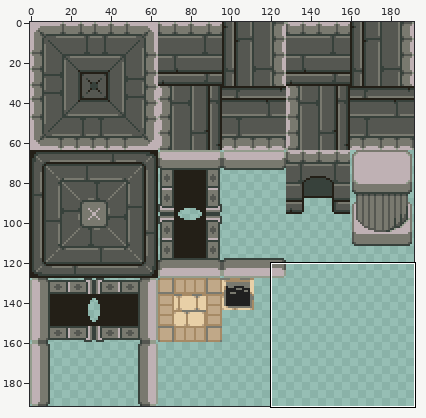
Sprite sheet, stored at data/tilesets/vault_walls.tiles.png. The picture above shows the old version from afar; the outline marks the close-up.
Close-up. Before:
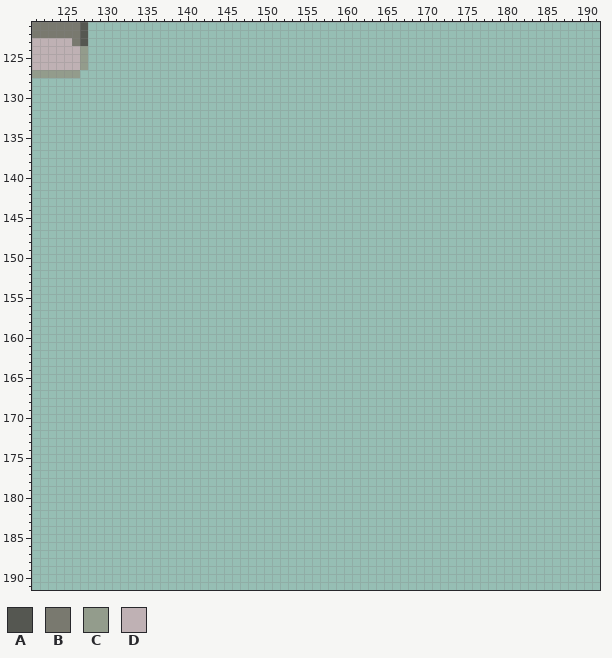
The file is 192x192 pixels. Shown: x 121..191, y 121..191.
Palette (. is transparent): A #555751  B #79796f  C #939c8c  D #bfb1b4
Pixels before (only the part around the change), first column x 121:
121 BBBBBBA................................................................
122 BBBBBBA................................................................
123 DDDDDBA................................................................
124 DDDDDDC................................................................
125 DDDDDDC................................................................
126 DDDDDDC................................................................
127 CCCCCC.................................................................
128 .......................................................................
129 .......................................................................
130 .......................................................................
131 .......................................................................
132 .......................................................................
133 .......................................................................
134 .......................................................................
135 .......................................................................
136 .......................................................................
137 .......................................................................
138 .......................................................................
139 .......................................................................
140 .......................................................................
141 .......................................................................
142 .......................................................................
143 .......................................................................
144 .......................................................................
145 .......................................................................
146 .......................................................................
147 .......................................................................
148 .......................................................................
149 .......................................................................
150 .......................................................................
151 .......................................................................
152 .......................................................................
153 .......................................................................
154 .......................................................................
155 .......................................................................
156 .......................................................................
157 .......................................................................
158 .......................................................................
159 .......................................................................
160 .......................................................................
161 .......................................................................
162 .......................................................................
163 .......................................................................
164 .......................................................................
165 .......................................................................
166 .......................................................................
167 .......................................................................
168 .......................................................................
169 .......................................................................
170 .......................................................................
171 .......................................................................
172 .......................................................................
173 .......................................................................
174 .......................................................................
175 .......................................................................
176 .......................................................................
177 .......................................................................
178 .......................................................................
179 .......................................................................
180 .......................................................................
181 .......................................................................
182 .......................................................................
183 .......................................................................
184 .......................................................................
185 .......................................................................
186 .......................................................................
187 .......................................................................
188 .......................................................................
189 .......................................................................
190 .......................................................................
191 .......................................................................
After:
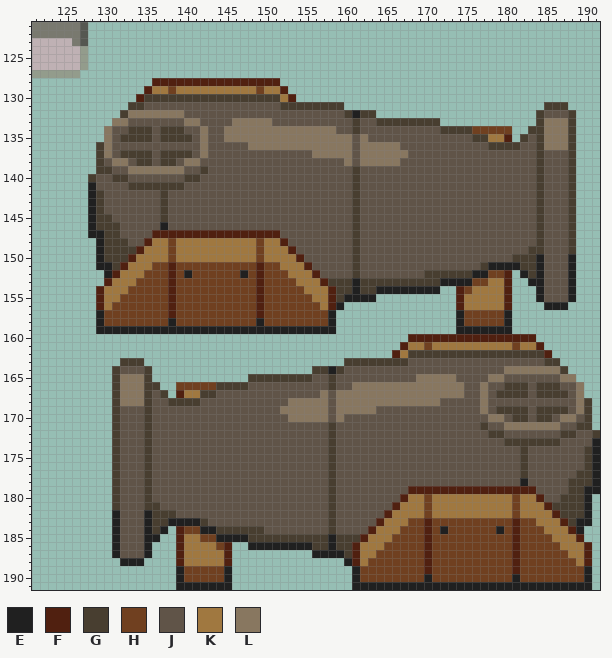
Colours new in this view: E #202020  F #502010  G #483e30  H #704020  J #605448  K #a07840  L #887760
Commit message: finish first pass pirate vault dungeon
Change:
Changed rows in their new state; - is an unchanged pixel.
first column x 128:
128 --------FFFFFFFFFFFFFFFF----------------------------------------
129 -------FKKHKKKKKKKKKKHKKF---------------------------------------
130 ------FGGGGGGGGGGGGGGGGGKF--------------------------------------
131 -----GGJJJJJJJJJJJJJJJJJGGGGGGGG-------------------------GGG----
132 ----GLLLLLLLJJJJJJJJJJJJJJJJJJJJGEGG--------------------GJJJG---
133 ---LLJJJJJJJLLJJJJLLLLLJJJJJJJJJJGJJGGGGGGGG------------GLLLG---
134 --LJJGGGJGGGJJLJJLLLLLLLLLLLLLLJJGJJJJJJJJJJGGGGHHHHH--GGLLLG---
135 --LJGGGGJGGGGJLJJLLLLLLLLLLLLLLLLJLJJJJJJJJJJJJJGGKKF-GJGLLLG---
136 -GLJJJJJJJJJJJLJJJJJLLLLLLLLLLLLLJLLLLLJJJJJJJJJJJGGGGJJGLLLG---
137 -GLJGGGGJGGGGJLJJJJJJJJJJJJJLLLLLJLLLLLLJJJJJJJJJJJJJJJJGJJJG---
138 -GJLLJGGJGGJLLJJJJJJJJJJJJJJJJJJLJLLLLLJJJJJJJJJJJJJJJJJGJJJG---
139 -GGJJLLLLLLLJJGJJJJJJJJJJJJJJJJJJGJJJJJJJJJJJJJJJJJJJJJJGJJJG---
140 GJJGGJJJJJJJGGJJJJJJJJJJJJJJJJJJJGJJJJJJJJJJJJJJJJJJJJJJGJJJG---
141 EJJJJGGGGGGGJJJJJJJJJJJJJJJJJJJJJGJJJJJJJJJJJJJJJJJJJJJJGJJJG---
142 EGJJJJJJJGJJJJJJJJJJJJJJJJJJJJJJJGJJJJJJJJJJJJJJJJJJJJJJGJJJG---
143 EGJJJJJJJGJJJJJJJJJJJJJJJJJJJJJJJGJJJJJJJJJJJJJJJJJJJJJJGJJJG---
144 EGJJJJJJJGJJJJJJJJJJJJJJJJJJJJJJJGJJJJJJJJJJJJJJJJJJJJJJGJJJG---
145 EGGJJJJJJGJJJJJJJJJJJJJJJJJJJJJJJGJJJJJJJJJJJJJJJJJJJJJJGJJJG---
146 EGGGJJJJJEJJJJJJJJJJJJJJJJJJJJJJJGJJJJJJJJJJJJJJJJJJJJJJGJJJG---
147 EEGGJJJJFFFFFFFFFFFFFFFFJJJJJJJJJGJJJJJJJJJJJJJJJJJJJJJJGJJJG---
148 -EGGGJJFKKHKKKKKKKKKKHKKFJJJJJJJJGJJJJJJJJJJJJJJJJJJJJJJGJJJG---
149 -EGGGGFKKKHKKKKKKKKKKHKKKFJJJJJJJGJJJJJJJJJJJJJJJJJJJJJGGJJJG---
150 -EGGGFKKKKHKKKKKKKKKKHKKKKFJJJJJJGJJJJJJJJJJJJJJJJJJJGGGEJJJE---
151 -EEGFKKKHHFHHHHHHHHHHFHHKKKFJJJJJGJJJJJJJJJJJJJJJGEEEEGGEJJJE---
152 --EFKKKHHHFHEHHHHHHEHFHHHKKKFJJJJGJJJJJJJJGGGGGGEEHHF-EGEJJJE---
153 --FKKKHHHHFHHHHHHHHHHFHHHHKKKFGGGEGGGGGGGGGGEEEEHHKKF--EEJJJE---
154 -FKKKHHHHHFHHHHHHHHHHFHHHHHKKKFGGEGGEEEEEEEE--FHKKKKF---EJJJE---
155 -FKKHHHHHHFHHHHHHHHHHFHHHHHHKKFGEEEE----------FKKKKKF---EJJJE---
156 -FKHHHHHHHFHHHHHHHHHHFHHHHHHHKFE--------------FKKKKKF----EEE----
157 -EHHHHHHHHFHHHHHHHHHHFHHHHHHHHE---------------EHHHHHE-----------
158 -EHHHHHHHHEHHHHHHHHHHEHHHHHHHHE---------------EHHHHHE-----------
159 -EEEEEEEEEEEEEEEEEEEEEEEEEEEEEE---------------EEEEEEE-----------
160 ----------------------------------------FFFFFFFFFFFFFFFF--------
161 ---------------------------------------FKKHKKKKKKKKKKHKKF-------
162 --------------------------------------FKGGGGGGGGGGGGGGGGGF------
163 ----GGG-------------------------GGGGGGGGJJJJJJJJJJJJJJJJJGG-----
164 ---GJJJG--------------------GGEGJJJJJJJJJJJJJJJJJJJJLLLLLLLG----
165 ---GLLLG------------GGGGGGGGJJGJJJJJJJJJJLLLLLJJJJLLJJJJJJJLL---
166 ---GLLLGG--HHHHHGGGGJJJJJJJJJJGJJLLLLLLLLLLLLLLJJLJJGGGJGGGJJL--
167 ---GLLLGJG-FKKGGJJJJJJJJJJJJJLJLLLLLLLLLLLLLLLLJJLJGGGGJGGGGJL--
168 ---GLLLGJJGGGGJJJJJJJJJJJLLLLLJLLLLLLLLLLLLLJJJJJLJJJJJJJJJJJLG-
169 ---GJJJGJJJJJJJJJJJJJJJJLLLLLLJLLLLLJJJJJJJJJJJJJLJGGGGJGGGGJLG-
170 ---GJJJGJJJJJJJJJJJJJJJJJLLLLLJLJJJJJJJJJJJJJJJJJJLLJGGJGGJLLJG-
171 ---GJJJGJJJJJJJJJJJJJJJJJJJJJJGJJJJJJJJJJJJJJJJJJGJJLLLLLLLJJGG-
172 ---GJJJGJJJJJJJJJJJJJJJJJJJJJJGJJJJJJJJJJJJJJJJJJJGGJJJJJJJGGJJG
173 ---GJJJGJJJJJJJJJJJJJJJJJJJJJJGJJJJJJJJJJJJJJJJJJJJJGGGGGGGJJJJE
174 ---GJJJGJJJJJJJJJJJJJJJJJJJJJJGJJJJJJJJJJJJJJJJJJJJJJJGJJJJJJJGE
175 ---GJJJGJJJJJJJJJJJJJJJJJJJJJJGJJJJJJJJJJJJJJJJJJJJJJJGJJJJJJJGE
176 ---GJJJGJJJJJJJJJJJJJJJJJJJJJJGJJJJJJJJJJJJJJJJJJJJJJJGJJJJJJJGE
177 ---GJJJGJJJJJJJJJJJJJJJJJJJJJJGJJJJJJJJJJJJJJJJJJJJJJJGJJJJJJGGE
178 ---GJJJGJJJJJJJJJJJJJJJJJJJJJJGJJJJJJJJJJJJJJJJJJJJJJJEJJJJJGGGE
179 ---GJJJGJJJJJJJJJJJJJJJJJJJJJJGJJJJJJJJJFFFFFFFFFFFFFFFFJJJJGGEE
180 ---GJJJGJJJJJJJJJJJJJJJJJJJJJJGJJJJJJJJFKKHKKKKKKKKKKHKKFJJGGGE-
181 ---GJJJGGJJJJJJJJJJJJJJJJJJJJJGJJJJJJJFKKKHKKKKKKKKKKHKKKFGGGGE-
182 ---EJJJEGGGJJJJJJJJJJJJJJJJJJJGJJJJJJFKKKKHKKKKKKKKKKHKKKKFGGGE-
183 ---EJJJEGGEEEEGJJJJJJJJJJJJJJJGJJJJJFKKKHHFHHHHHHHHHHFHHKKKFGEE-
184 ---EJJJEGE-FHHEEGGGGGGJJJJJJJJGJJJJFKKKHHHFHEHHHHHHEHFHHHKKKFE--
185 ---EJJJEE--FKKHHEEEEGGGGGGGGGGEGGGFKKKHHHHFHHHHHHHHHHFHHHHKKKF--
186 ---EJJJE---FKKKKHF--EEEEEEEEGGEGGFKKKHHHHHFHHHHHHHHHHFHHHHHKKKF-
187 ---EJJJE---FKKKKKF----------EEEEGFKKHHHHHHFHHHHHHHHHHFHHHHHHKKF-
188 ----EEE----FKKKKKF--------------EFKHHHHHHHFHHHHHHHHHHFHHHHHHHKF-
189 -----------EHHHHHE---------------EHHHHHHHHFHHHHHHHHHHFHHHHHHHHE-
190 -----------EHHHHHE---------------EHHHHHHHHEHHHHHHHHHHEHHHHHHHHE-
191 -----------EEEEEEE---------------EEEEEEEEEEEEEEEEEEEEEEEEEEEEEE-
